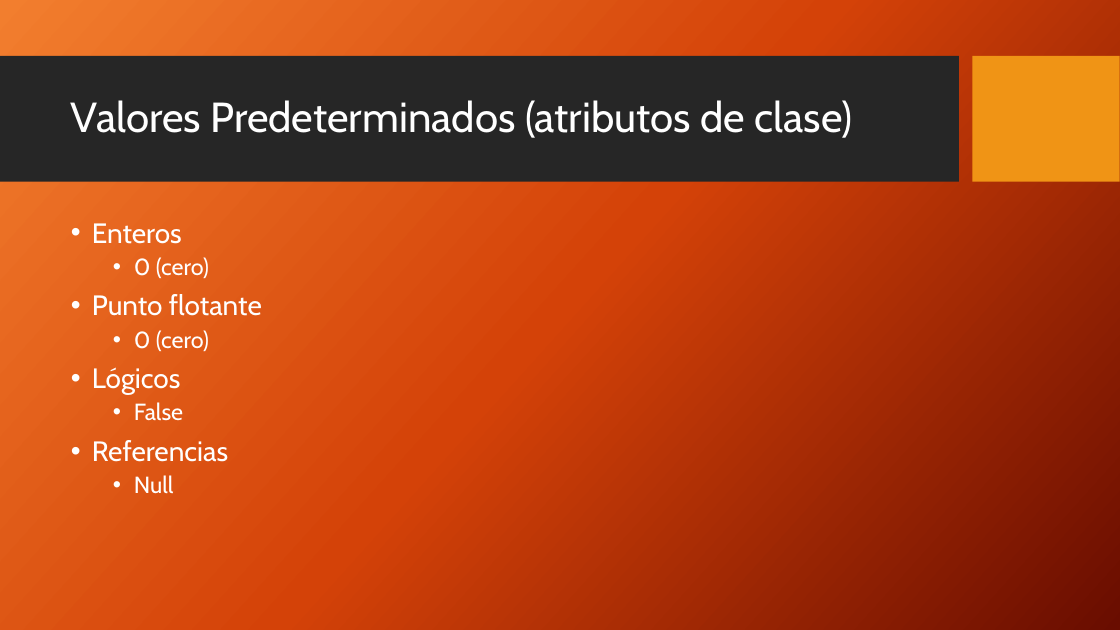
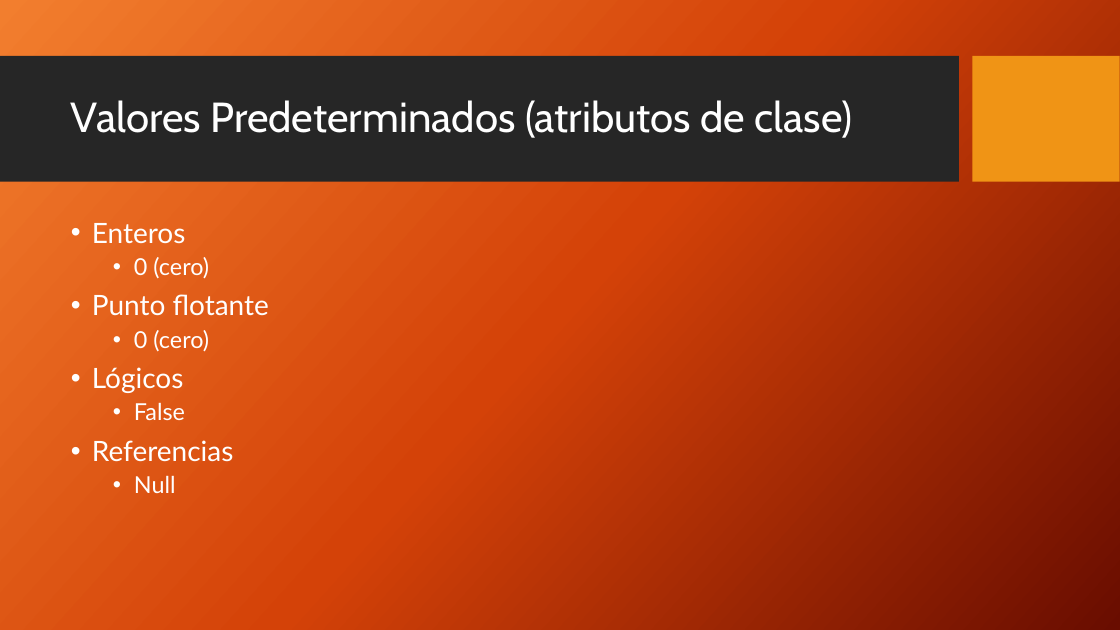
Before and after one commit to FedeDavila1984/utn_prog_y_lab_II, a slide deck: slide 6 of PPTs/ProgramacionII_Clase_01-2018.pptx. Drawn at 1120x630 pixels with LibreOffice and Linux fonts; fonts in the diff are those of the drawing; background and template pictures are left out. Boxes give left, top, right and bottom in pixels: in the first picture for what was removed or moved away, otherwise in the second. Text is boxed around its words. In the diff, an @@ line names an element or a change of style, - is before the commit and + after.

Commit message:
Clase 15

```diff
--- a/PPTs/ProgramacionII_Clase_01-2018.pptx
+++ b/PPTs/ProgramacionII_Clase_01-2018.pptx
@@ text "Enteros" at box(92, 223, 269, 493): font Cabin to Lato @@
```
Also in this commit, not shown: 3 other slides changed, 4 other files.
